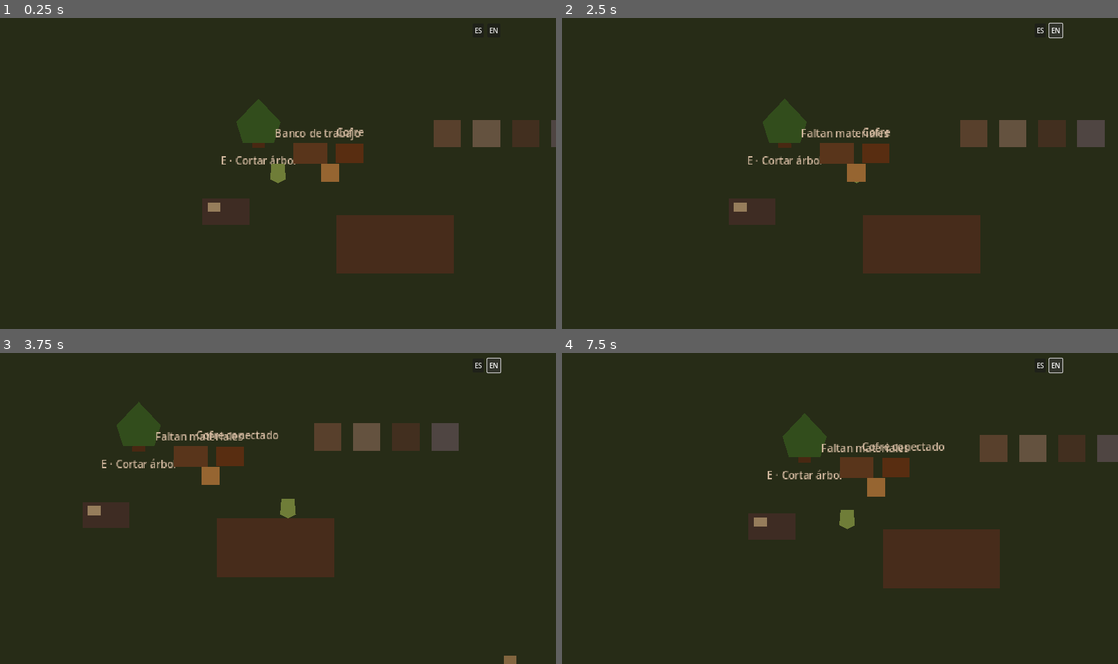
Above: before the commit, frames 1-4 (two rows, left to right).
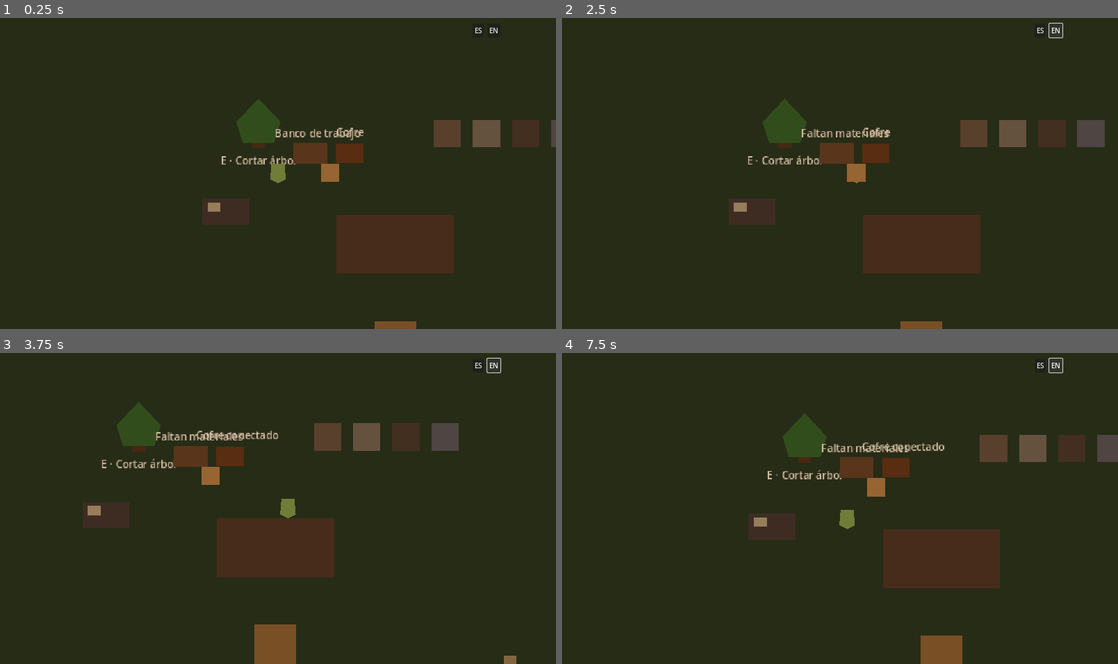
Above: after the commit, the same moments.

Repository: avarap/game1
Game: Godot game, scene res://main.tscn
Two runs of this game, one before a commit and one after it. Both use one fixed random seed, a clock stepped at 60 frames per second and the inputs below.
Inputs:
- Up to frame 1 (0.25 s): no input
- Up to frame 2 (2.5 s): click "ES" at 0.5 s; click "EN" at 1.25 s; tap Enter at 2 s; hold D (move_right) from 2.03 s (still down); hold E (interact) from 2.03 s (still down)
- Up to frame 3 (3.75 s): release D (move_right) at 2.78 s; release E (interact) at 2.78 s; hold S (move_down) 2.78-3.53 s; tap E (interact) at 2.85 s; hold D (move_right) from 3.53 s (still down); hold E (interact) from 3.53 s (still down)
- Up to frame 4 (7.5 s): release D (move_right) at 4.28 s; release E (interact) at 4.28 s; hold W (move_up) 4.28-5.03 s; tap E (interact) at 4.35, 5.85, 7.35 s; hold E (interact) 5.03-5.78 s; hold A (move_left) 5.03-6.53 s; hold S (move_down) 6.53-7.28 s; hold E (interact) 6.53-7.28 s; hold D (move_right) from 7.28 s (still down)

The runs differ from the first frame. In frame 1, 0.2% of the frame differs, in the area x 67-75%, y 97-100%; in frame 2, 0.2%; in frame 3, 1.0%, in the area x 45-54%, y 87-100%; in frame 4, 0.7%.

Commit message:
feat: integrate reusable merchant trade point

Diff:
--- a/world/world.tscn
+++ b/world/world.tscn
@@ -21,6 +21,8 @@
 [ext_resource type="Resource" path="res://data/economy/yard_supplier.tres" id="19_merchant_data"]
 [ext_resource type="Script" path="res://world/technology/technology_controller.gd" id="20_technology_controller"]
 [ext_resource type="Resource" path="res://data/technology/sturdy_joinery.tres" id="21_technology_data"]
+[ext_resource type="PackedScene" path="res://ui/economy/trade_layer.tscn" id="22_trade_layer"]
+[ext_resource type="Script" path="res://world/interactables/trade_interactable.gd" id="23_trade_interactable"]
 
 [sub_resource type="RectangleShape2D" id="Wall_horizontal"]
 size = Vector2(1600, 32)
@@ -39,6 +41,9 @@
 
 [sub_resource type="RectangleShape2D" id="Sleep_shape"]
 size = Vector2(72, 40)
+
+[sub_resource type="RectangleShape2D" id="Trade_shape"]
+size = Vector2(64, 64)
 
 [node name="World" type="Node2D"]
 y_sort_enabled = true
@@ -52,6 +57,8 @@
 script = ExtResource("10_day_night")
 
 [node name="DialogueLayer" parent="." instance=ExtResource("13_dialogue")]
+
+[node name="TradeLayer" parent="." instance=ExtResource("22_trade_layer")]
 
 [node name="RelationshipController" type="Node" parent="."]
 script = ExtResource("14_relationship_controller")
@@ -88,6 +95,19 @@
 [node name="StorageChest" parent="." instance=ExtResource("5_chest")]
 position = Vector2(750, 330)
 
+[node name="TradePoint" type="Area2D" parent="."]
+position = Vector2(820, 620)
+collision_layer = 2
+collision_mask = 0
+script = ExtResource("23_trade_interactable")
+
+[node name="Visual" type="Polygon2D" parent="TradePoint"]
+polygon = PackedVector2Array(-32, -32, 32, -32, 32, 32, -32, 32)
+color = Color(0.58, 0.43, 0.24, 1)
+
+[node name="CollisionShape2D" type="CollisionShape2D" parent="TradePoint"]
+shape = SubResource("Trade_shape")
+
 [node name="SleepSpot" type="Area2D" parent="."]
 position = Vector2(560, 420)
 collision_layer = 2
Not shown: 1 places in world/world.tscn that only renumber resources
